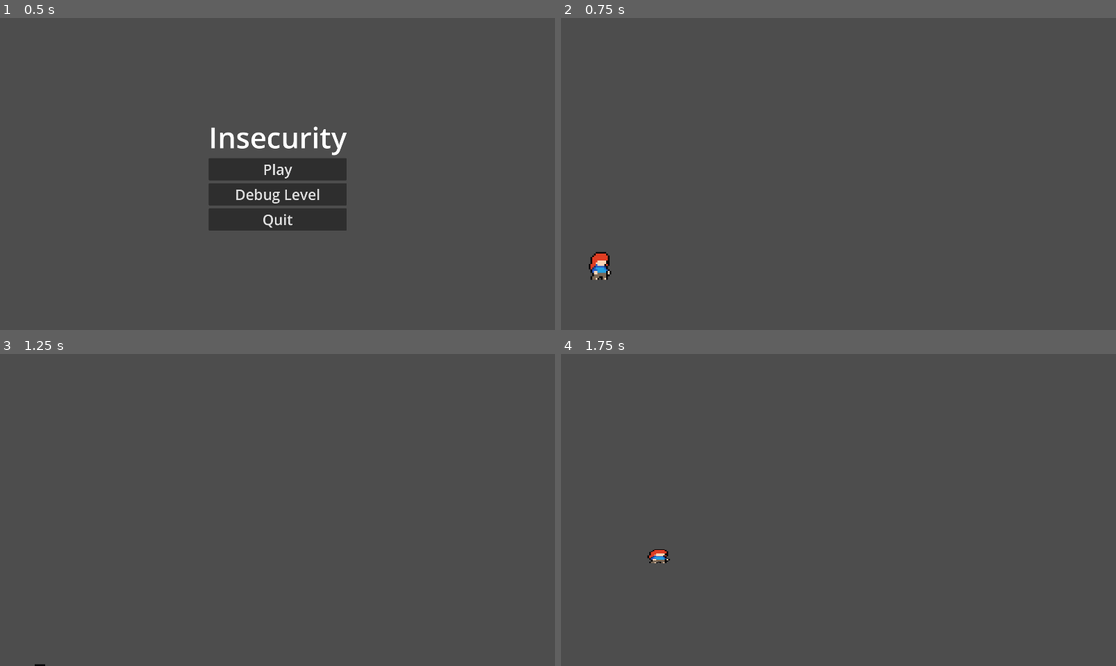
Above: before the commit, frames 1-4 (two rows, left to right).
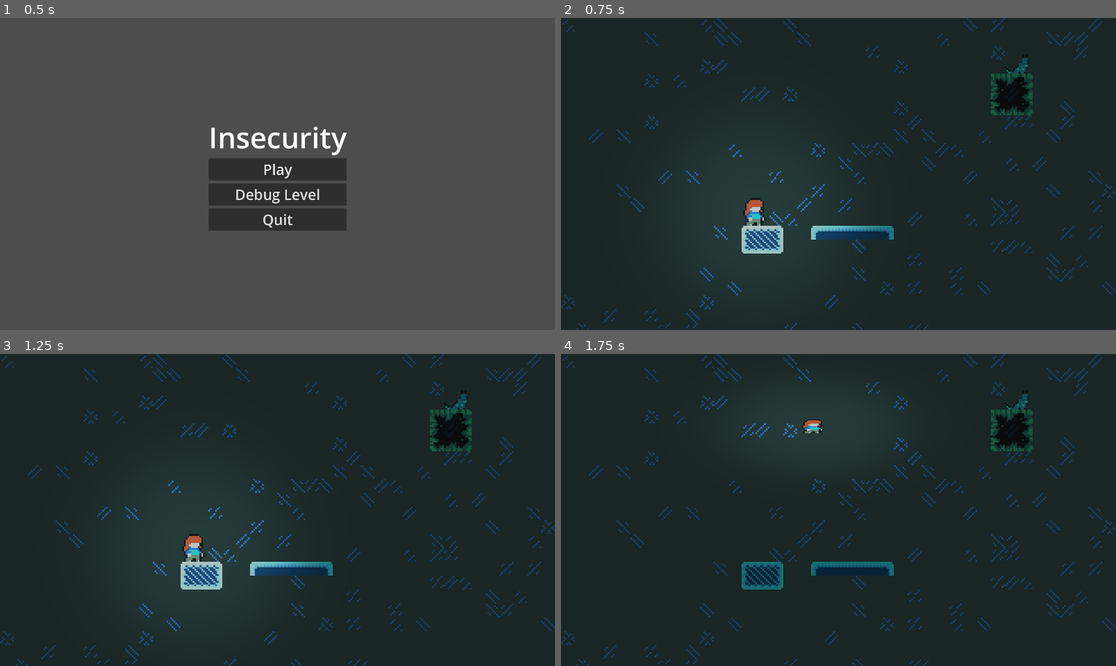
Above: after the commit, the same moments.

Repository: Arkcorner/Insecurity
Game: Godot game, scene res://UI/main_menu.tscn
The game is run twice, just before and just after one commit, with the same random seed, the same clock (stepped at 60 frames per second) and the same inputs.
Inputs (mouse positions are in pixels of both pictures, inside the frame that each line leads up to):
- Up to frame 1 (0.5 s): no input
- Up to frame 2 (0.75 s): click "Debug Level" at 0.5 s
- Up to frame 3 (1.25 s): no input
- Up to frame 4 (1.75 s): tap Enter (ui_accept) at 1.25, 1.52 s; move the mouse to (960, 494) at 1.27 s; hold Right (ui_right) from 1.28 s (still down); hold Ctrl (crouch) from 1.28 s (still down); click (960, 494) at 1.42 s

Frame 1 is identical in both runs. In frame 2, 100% of the frame differs, in the area x 0-100%, y 0-100%; in frame 3, 100%; in frame 4, 100%.

Commit message:
lighting set to foggy right now

Diff:
--- a/UI/main_menu.gd
+++ b/UI/main_menu.gd
@@ -10,12 +10,12 @@
 func _process(delta):
 	pass
 
-func _on_debug_lvl_pressed(): get_tree().change_scene_to_file("res://scenes/world.tscn")
+func _on_debug_lvl_pressed(): get_tree().change_scene_to_file("res://scenes/Level_1.tscn")
 
 func _on_quit_pressed():
 	get_tree().quit()
 	pass # Replace with function body.
 
 func _on_play_pressed():
-	get_tree().change_scene_to_file("res://scenes/world.tscn")
+	get_tree().change_scene_to_file("res://scenes/light_testing_world.tscn")
 	pass # Replace with function body.
--- a/scenes/Level_1.tscn
+++ b/scenes/Level_1.tscn
@@ -1581,7 +1581,7 @@
 tile_set = SubResource("TileSet_tlen0")
 cell_quadrant_size = 8
 format = 2
-layer_0/tile_data = PackedInt32Array(131071, 65538, 2, 65536 …(2642 unchanged characters)… -1114079, 131073, 2, -1048543, 131073, 3)
+layer_0/tile_data = PackedInt32Array(131071, 65538, 2, 65536 …(2642 unchanged characters)… -1114079, 131073, 2, -1048543, 131073, 3, -458734, 524288, 0, -458733, 589824, 0, -458732, 589824, 0, -458731, 589824, 0, -458730, 589824, 0, -458729, 655360, 0)
 
 [node name="Interactables" type="TileMap" parent="."]
 texture_filter = 1
@@ -1592,3 +1592,6 @@
 
 [node name="Husky" parent="." instance=ExtResource("7_ebke4")]
 position = Vector2(263, -158)
+
+[node name="CanvasModulate" type="CanvasModulate" parent="."]
+color = Color(0.0941176, 0.647059, 0.615686, 0.690196)
--- /dev/null
+++ b/scenes/light_testing_world.tscn
@@ -0,0 +1,46 @@
+[gd_scene load_steps=5 format=3 uid="uid://c0kk5jur8jvin"]
+
+[ext_resource type="PackedScene" uid="uid://hfohceos6n65" path="res://scenes/player.tscn" id="1_ln15y"]
+[ext_resource type="PackedScene" uid="uid://cgsv3lwnmxlbi" path="res://scenes/platform.tscn" id="2_rv4rv"]
+
+[sub_resource type="SphereMesh" id="SphereMesh_biuha"]
+
+[sub_resource type="MeshTexture" id="MeshTexture_ds0u3"]
+mesh = SubResource("SphereMesh_biuha")
+
+[node name="LightTestingWorld" type="Node2D"]
+
+[node name="Player" parent="." instance=ExtResource("1_ln15y")]
+position = Vector2(48, -39)
+
+[node name="PointLight2D2" type="PointLight2D" parent="Player"]
+position = Vector2(-48, 39)
+shadow_enabled = true
+texture = SubResource("MeshTexture_ds0u3")
+texture_scale = 0.5
+
+[node name="Platform" parent="." instance=ExtResource("2_rv4rv")]
+position = Vector2(-161, 56)
+scale = Vector2(0.1, 0.1)
+
+[node name="Platform2" parent="." instance=ExtResource("2_rv4rv")]
+position = Vector2(12, 20)
+scale = Vector2(0.1, 0.1)
+
+[node name="Platform3" parent="." instance=ExtResource("2_rv4rv")]
+position = Vector2(-115, -19)
+scale = Vector2(0.1, 0.1)
+
+[node name="Platform4" parent="." instance=ExtResource("2_rv4rv")]
+position = Vector2(63, -22)
+scale = Vector2(0.1, 0.1)
+
+[node name="Platform5" parent="." instance=ExtResource("2_rv4rv")]
+position = Vector2(228, -15)
+scale = Vector2(0.1, 0.1)
+
+[node name="Camera2D" type="Camera2D" parent="."]
+zoom = Vector2(2, 2)
+
+[node name="CanvasModulate" type="CanvasModulate" parent="."]
+color = Color(0.796078, 0, 0.0196078, 1)
--- a/scenes/player.tscn
+++ b/scenes/player.tscn
@@ -1,7 +1,8 @@
-[gd_scene load_steps=4 format=3 uid="uid://hfohceos6n65"]
+[gd_scene load_steps=5 format=3 uid="uid://hfohceos6n65"]
 
 [ext_resource type="Script" path="res://scripts/Player.gd" id="1_wowva"]
 [ext_resource type="Texture2D" uid="uid://dco7lxmgy3055" path="res://assets/Art/Characters/Player.png" id="2_jxed6"]
+[ext_resource type="Texture2D" uid="uid://c3qrp1tw5i5wx" path="res://assets/Art/Objects/light.png" id="3_c4q6s"]
 
 [sub_resource type="RectangleShape2D" id="RectangleShape2D_5p6pq"]
 size = Vector2(11, 16)
@@ -21,4 +22,8 @@
 [node name="dash_timer" type="Timer" parent="."]
 wait_time = 0.2
 
+[node name="PointLight2D" type="PointLight2D" parent="."]
+texture = ExtResource("3_c4q6s")
+texture_scale = 0.5
+
 [connection signal="timeout" from="dash_timer" to="." method="_on_dash_timer_timeout"]
--- a/scripts/Global.gd
+++ b/scripts/Global.gd
@@ -2,7 +2,7 @@
 
 extends Node
 
-var spawn_point = Vector2(-5488,81)
+var spawn_point = Vector2(112,-72)
 var advice_array = [0]
 var double_jump_charged = false
 var dash_is_charged = false
--- a/scripts/player.gd
+++ b/scripts/player.gd
@@ -24,7 +24,6 @@
 
 #Main fucntion thats being called every frame pls make stuff outside of it and call that function from here if necessary
 func _physics_process(delta):
-	print(self.position)
 	_movement_handler()
 	_pause_menu()
 	_handle_game_time()
@@ -98,6 +97,3 @@
 #stop timer and set dashing to false
 func _on_dash_timer_timeout() -> void:
 	Dashing = false
-
-func _on_area_2d_body_entered(body):
-	pass # Replace with function body.
Binary file added: assets/Art/Objects/light.png
Not shown, added: assets/Art/Objects/light.png.import
